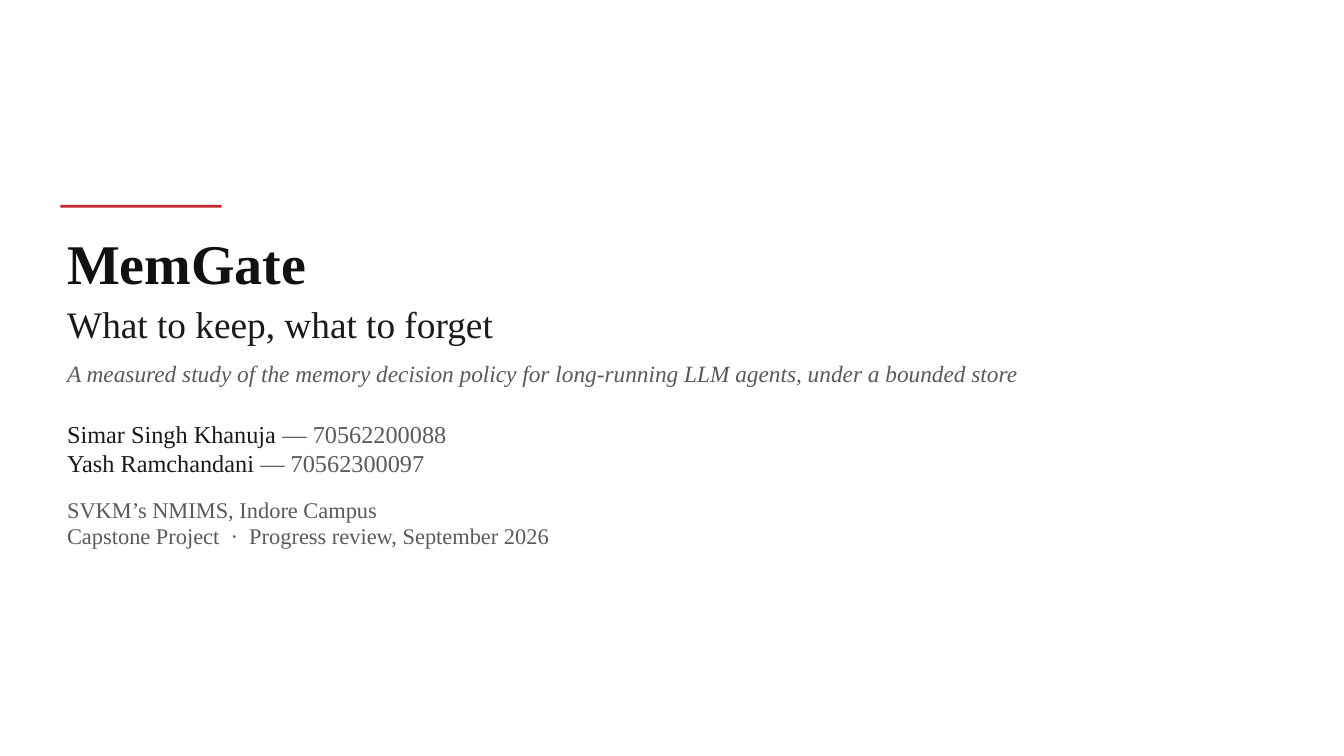
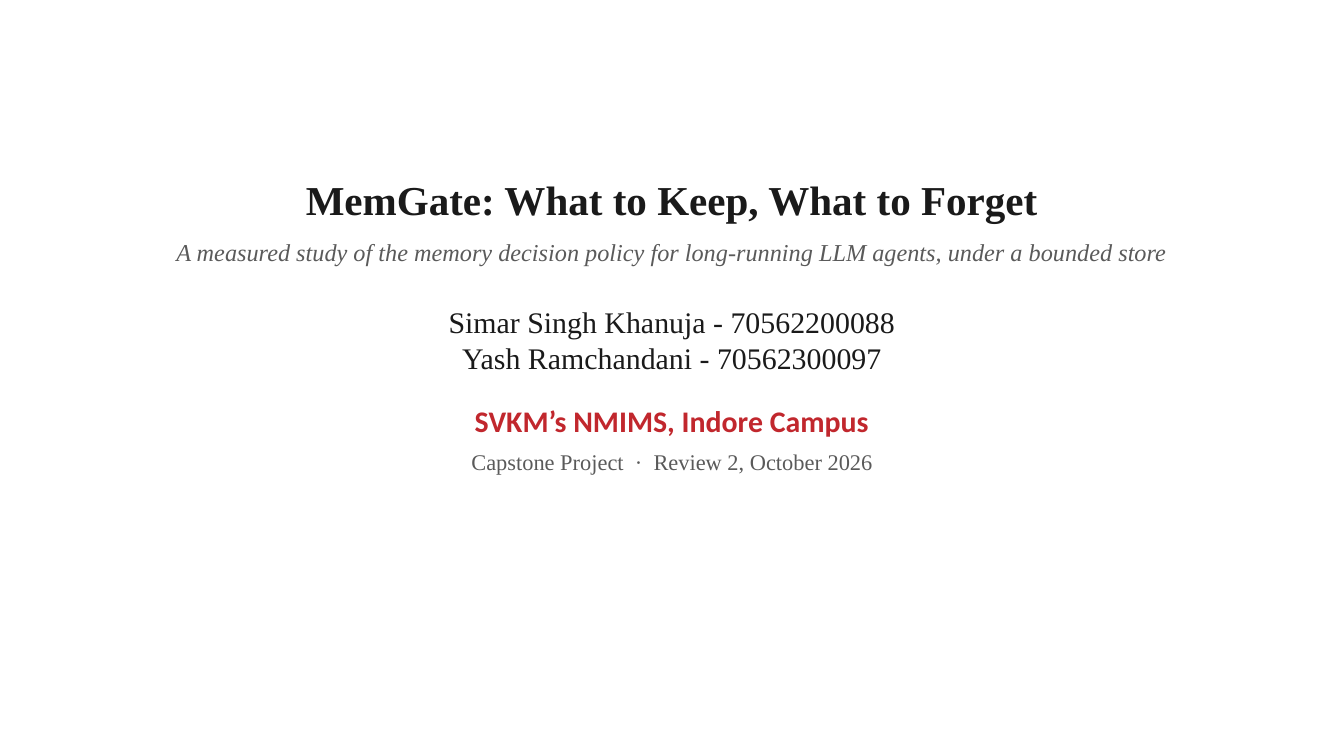
Before and after one commit to ruthme1ster/MemGate, a slide deck: slide 1 of MemGate_Capstone_Review2_NMIMS.pptx. Drawn at 1344x756 pixels with LibreOffice and Linux fonts; fonts in the diff are those of the drawing; background and template pictures are left out. Boxes give left, top, right and bottom in pixels: in the first picture for what was removed or moved away, otherwise in the second. Text is boxed around its words. In the diff, an @@ line names an element or a change of style, - is before the commit and + after.

```diff
--- a/MemGate_Capstone_Review2_NMIMS.pptx
+++ b/MemGate_Capstone_Review2_NMIMS.pptx
@@ text "MemGate: What to Keep, What ...": place and size @@
-text "MemGate: What to Keep, What ..." at bbox=[67, 247, 1017, 549]
+text "MemGate: What to Keep, What ..." at bbox=[176, 186, 1166, 475]
@@ rectangle removed at bbox=[60, 205, 222, 208] @@
@@ text at bbox=[306, 186, 1037, 223]: text changed; size 40 to 44 pt; bold on @@
-MemGate
-What to keep, what to forget
+MemGate: What to Keep, What to Forget
@@ text at bbox=[176, 244, 1166, 437]: size 25 to 26 pt in "A measured study of the memory decision ..."; size 24 to 32 pt, font Times New Roman to Calibri, text colour #5A5A5A to #C1272D, bold on in "SVKM’s NMIMS, Indore Campus"; alignment left to centre; more space between paragraphs @@
@@ text at bbox=[449, 312, 895, 370]: text changed; size 26 to 32 pt @@
-Simar Singh Khanuja — 70562200088
-Yash Ramchandani — 70562300097
+Simar Singh Khanuja - 70562200088
+Yash Ramchandani - 70562300097
@@ text at bbox=[471, 454, 873, 475]: text changed @@
-Capstone Project · Progress review, September 2026
+Capstone Project · Review 2, October 2026
```
Also in this commit, not shown: 29 other slides changed, 3 other files.
